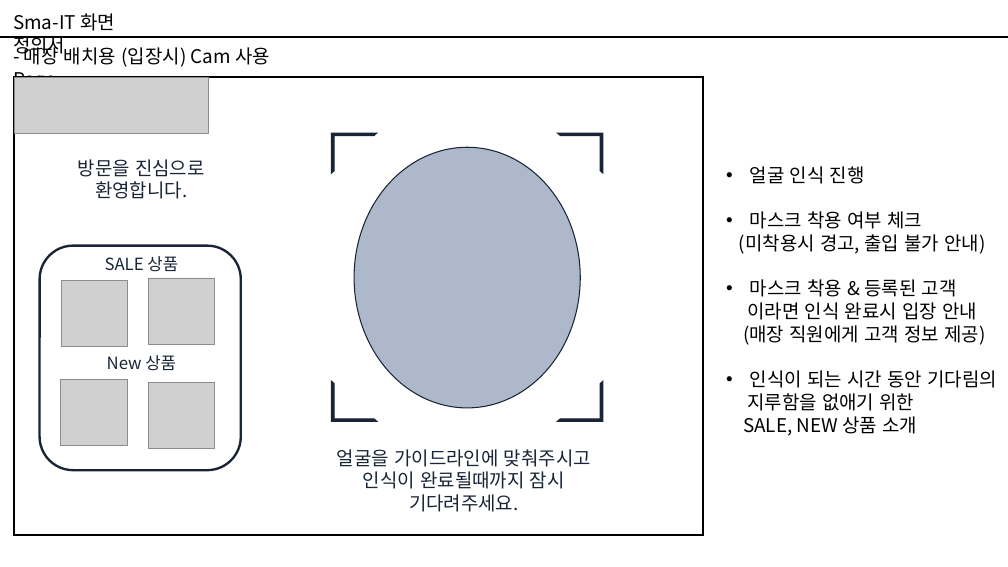
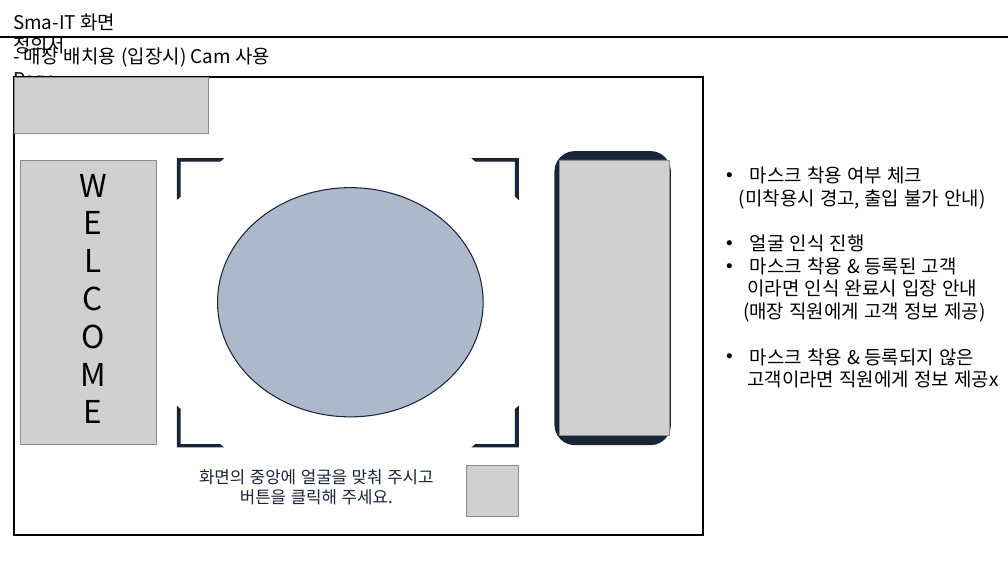
Before and after one commit to dnjswnsthd/Sma-IT, a slide deck: slide 1 of outputs/화면정의서.pptx. Drawn at 1008x567 pixels with LibreOffice and Linux fonts; fonts in the diff are those of the drawing; grey boxes stand for pictures. Boxes give left, top, right and bottom in pixels: in the first picture for what was removed or moved away, otherwise in the second. Text is boxed around its words. In the diff, an @@ line names an element or a change of style, - is before the commit and + after.

Commit message:
Fix S04P23D102-128 : 화면 정의서 수정 Add S04P23D102-129 : 화면별 테스트 케이스 작성

```diff
--- a/outputs/화면정의서.pptx
+++ b/outputs/화면정의서.pptx
@@ picture added at <box>20,160,156,444</box> @@
@@ text added at <box>79,174,107,423</box>, 30 pt, text #000000 @@
+W
+E
+L
+C
+O
+M
+E
@@ half frame: place and size @@
-half frame at <box>331,133,377,173</box>
+half frame at <box>178,159,223,199</box>
@@ half frame: place and size @@
-half frame at <box>558,133,603,173</box>
+half frame at <box>473,159,518,199</box>
@@ rounded rectangle added at <box>556,153,669,444</box>, fill #192537, outline #192537 3 pt @@
@@ picture added at <box>560,160,669,436</box> @@
@@ text at <box>750,166,865,184</box>: paragraph removed @@
-• 얼굴 인식 진행
@@ ellipse: place and size @@
-ellipse at <box>354,147,580,408</box>
+ellipse at <box>218,188,483,417</box>
@@ text at <box>750,234,865,252</box>: paragraph added @@
+• 얼굴 인식 진행
@@ text at <box>747,348,998,388</box>: text changed @@
-• 인식이 되는 시간 동안 기다림의
-지루함을 없애기 위한
-SALE, NEW 상품 소개
+• 마스크 착용 & 등록되지 않은
+고객이라면 직원에게 정보 제공x
@@ group removed at <box>39,159,240,470</box>: 4 pictures, 3 texts, 1 rounded rectangle @@
-방문을 진심으로
-환영합니다.
-SALE 상품
-New 상품
@@ half frame: place and size @@
-half frame at <box>331,381,377,421</box>
+half frame at <box>178,407,223,447</box>
@@ half frame: place and size @@
-half frame at <box>558,381,603,421</box>
+half frame at <box>473,407,518,447</box>
@@ text at <box>199,469,433,505</box>: text changed; size 18 to 16 pt @@
-얼굴을 가이드라인에 맞춰주시고
-인식이 완료될때까지 잠시 기다려주세요.
+화면의 중앙에 얼굴을 맞춰 주시고
+버튼을 클릭해 주세요.
@@ picture added at <box>467,465,518,516</box> @@
```
Also in this commit, not shown: 3 other slides changed, 1 slide added, 1 slide removed, 1 other file.
